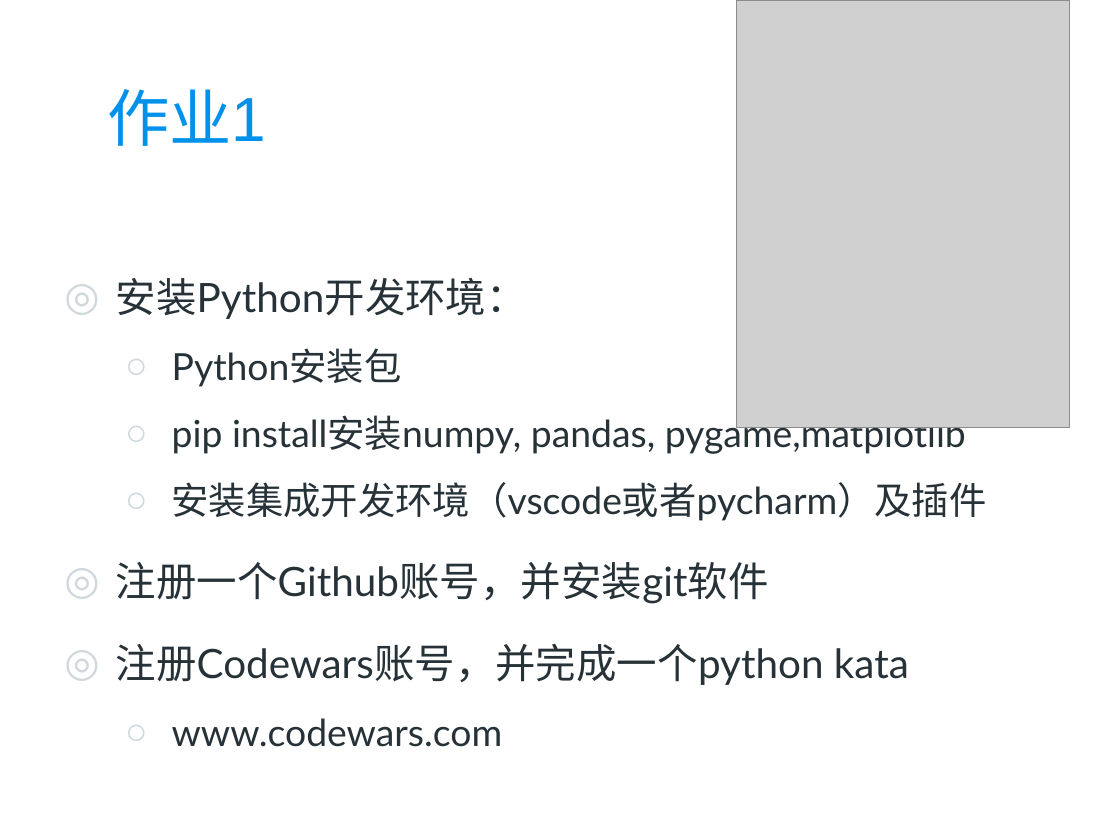
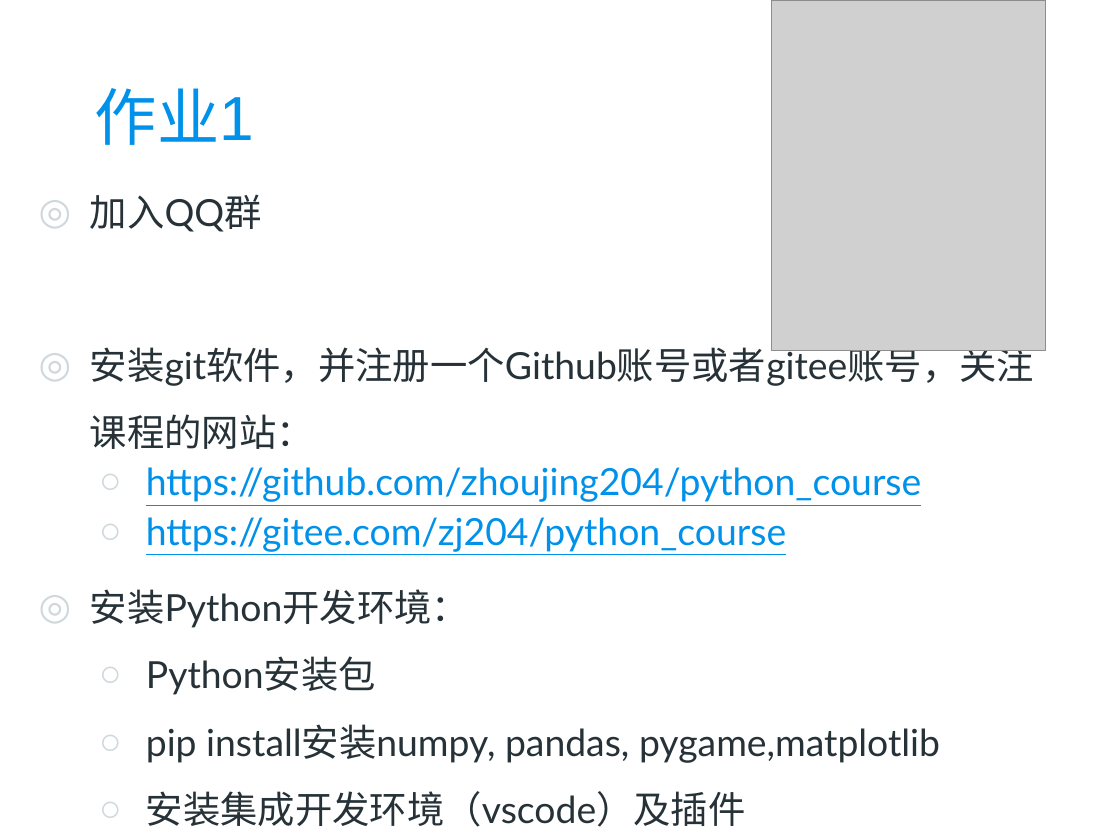
Before and after one commit to zhoujing204/python_course, a slide deck: slide 35 of Presentations/01 Python编程概述.pptx (slide 39 before the commit). Drawn at 1120x840 pixels with LibreOffice and Linux fonts; fonts in the diff are those of the drawing; grey boxes stand for pictures; background and template pictures are left out. Boxes give left, top, right and bottom in pixels: in the first picture for what was removed or moved away, otherwise in the second. Text is boxed around its words. In the diff, an @@ line names an element or a change of style, - is before the commit and + after.

```diff
--- a/Presentations/01 Python编程概述.pptx
+++ b/Presentations/01 Python编程概述.pptx
@@ picture resized from (x1=737, y1=0, x2=1071, y2=428) to (x1=772, y1=0, x2=1045, y2=351) @@
@@ title "作业1" moved from (x1=108, y1=89, x2=267, y2=146) to (x1=95, y1=88, x2=254, y2=145) @@
@@ text "加入QQ群" moved from (x1=116, y1=278, x2=987, y2=747) to (x1=90, y1=194, x2=1034, y2=827) @@
@@ text at (x1=90, y1=194, x2=1034, y2=552): paragraphs added @@
+◎ 加入QQ群
+◎ 安装git软件，并注册一个Github账号或者gitee账号，关注课程的网站：
+  ○ https://github.com/zhoujing204/python_course
+  ○ https://gitee.com/zj204/python_course
@@ text at (x1=90, y1=589, x2=469, y2=628): size 26 to 24 pt in "安装Python开发环境：" @@
@@ text at (x1=146, y1=791, x2=746, y2=827): text changed; size 26 to 24 pt @@
-  ○ 安装集成开发环境（vscode或者pycharm）及插件
-◎ 注册一个Github账号，并安装git软件
-◎ 注册Codewars账号，并完成一个python kata
-  ○ www.codewars.com
+  ○ 安装集成开发环境（vscode）及插件
```
Also in this commit, not shown: 11 other slides changed, 3 slides added, 7 slides removed, 6 other files.
